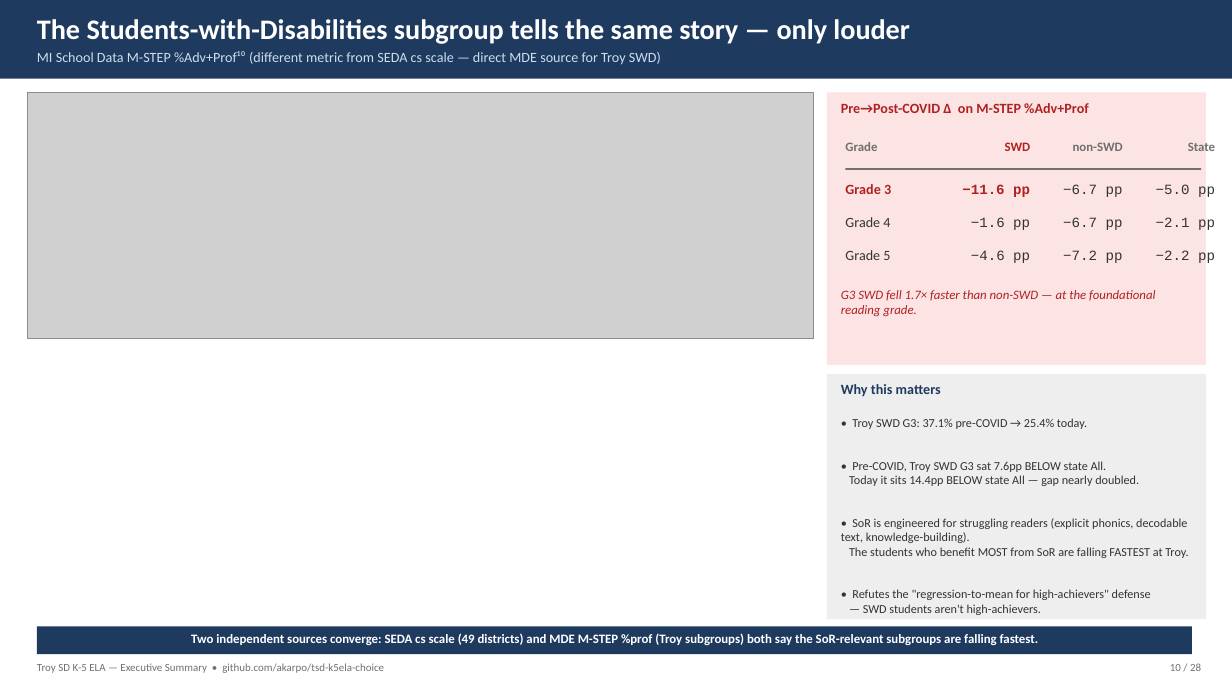
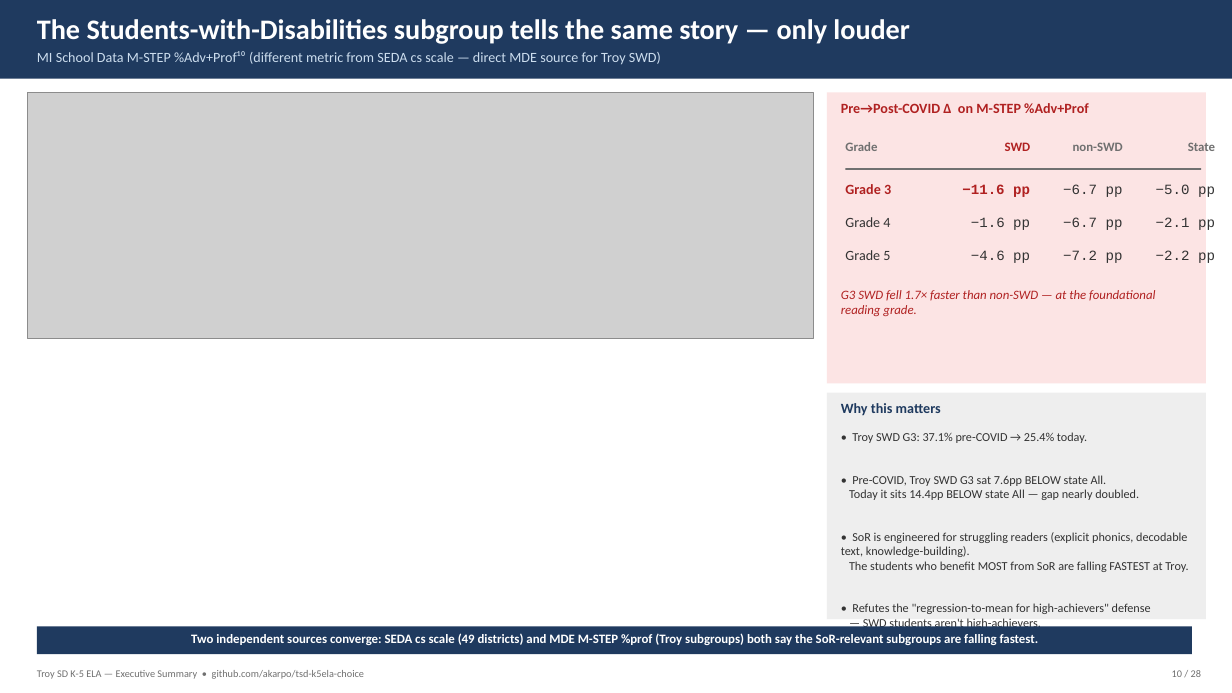
Before and after one commit to akarpo/tsd-k5ela-choice, a slide deck: slide 10 of deck/Troy_K5_ELA_Executive_Summary.pptx. Drawn at 1232x693 pixels with LibreOffice and Linux fonts; fonts in the diff are those of the drawing; grey boxes stand for pictures. Boxes give left, top, right and bottom in pixels: in the first picture for what was removed or moved away, otherwise in the second. Text is boxed around its words. In the diff, an @@ line names an element or a change of style, - is before the commit and + after.

```diff
--- a/deck/Troy_K5_ELA_Executive_Summary.pptx
+++ b/deck/Troy_K5_ELA_Executive_Summary.pptx
@@ rectangle: place and size @@
-rectangle at (827,92,1206,365)
+rectangle at (827,92,1206,384)
@@ rectangle: place and size @@
-rectangle at (827,374,1206,619)
+rectangle at (827,393,1206,619)
@@ text "Why this matters": place and size @@
-text "Why this matters" at (841,384,941,396)
+text "Why this matters" at (841,403,941,415)
@@ text "• Troy SWD G3: 37.1% ..." rewrapped from (841,418,1188,615) to (841,432,1188,614) @@
@@ text "Troy SD K-5 ELA — ..." at (37,670,364,679): size 8.5 to 8 pt @@
@@ text "10 / 28" at (1172,670,1201,677): size 8.5 to 8 pt @@
```
Also in this commit, not shown: 26 other slides changed, 36 other files.
